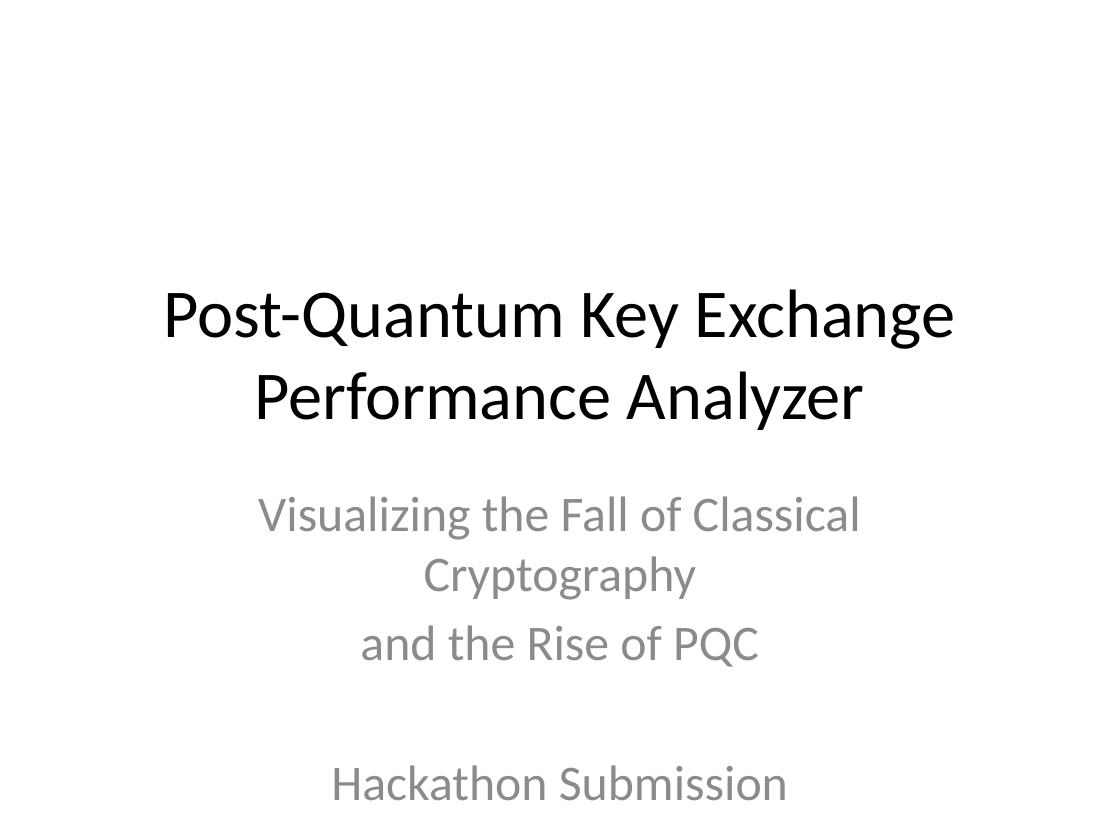
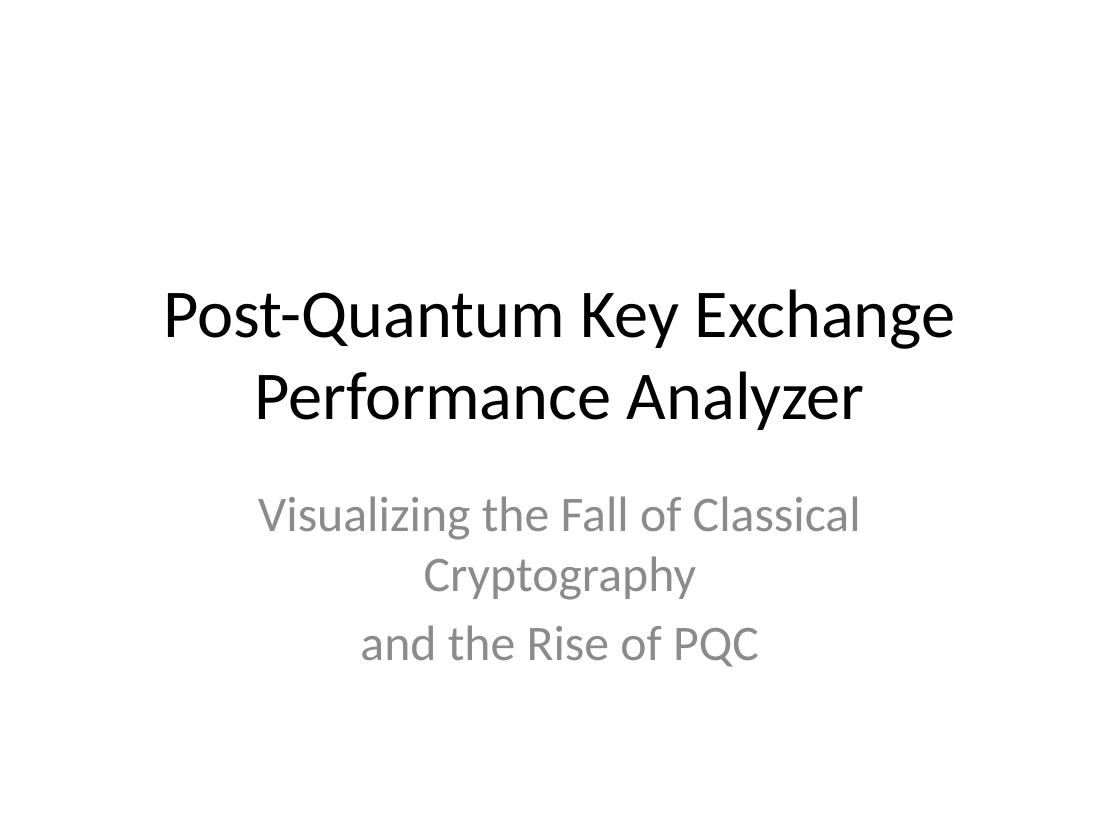
Before and after one commit to abhinai2244/Post-Quantum-Key-Exchange-Performance-Analyzer, a slide deck: slide 1 of Post_Quantum_Analyzer_Presentation.pptx. Drawn at 1120x840 pixels with LibreOffice and Linux fonts; fonts in the diff are those of the drawing. Boxes give left, top, right and bottom in pixels: in the first picture for what was removed or moved away, otherwise in the second. Text is boxed around its words. In the diff, an @@ line names an element or a change of style, - is before the commit and + after.

```diff
--- a/Post_Quantum_Analyzer_Presentation.pptx
+++ b/Post_Quantum_Analyzer_Presentation.pptx
@@ subtitle at [331,765,788,801]: paragraph removed @@
-Hackathon Submission
```
Also in this commit, not shown: 1 other slide changed, 1 other file.
